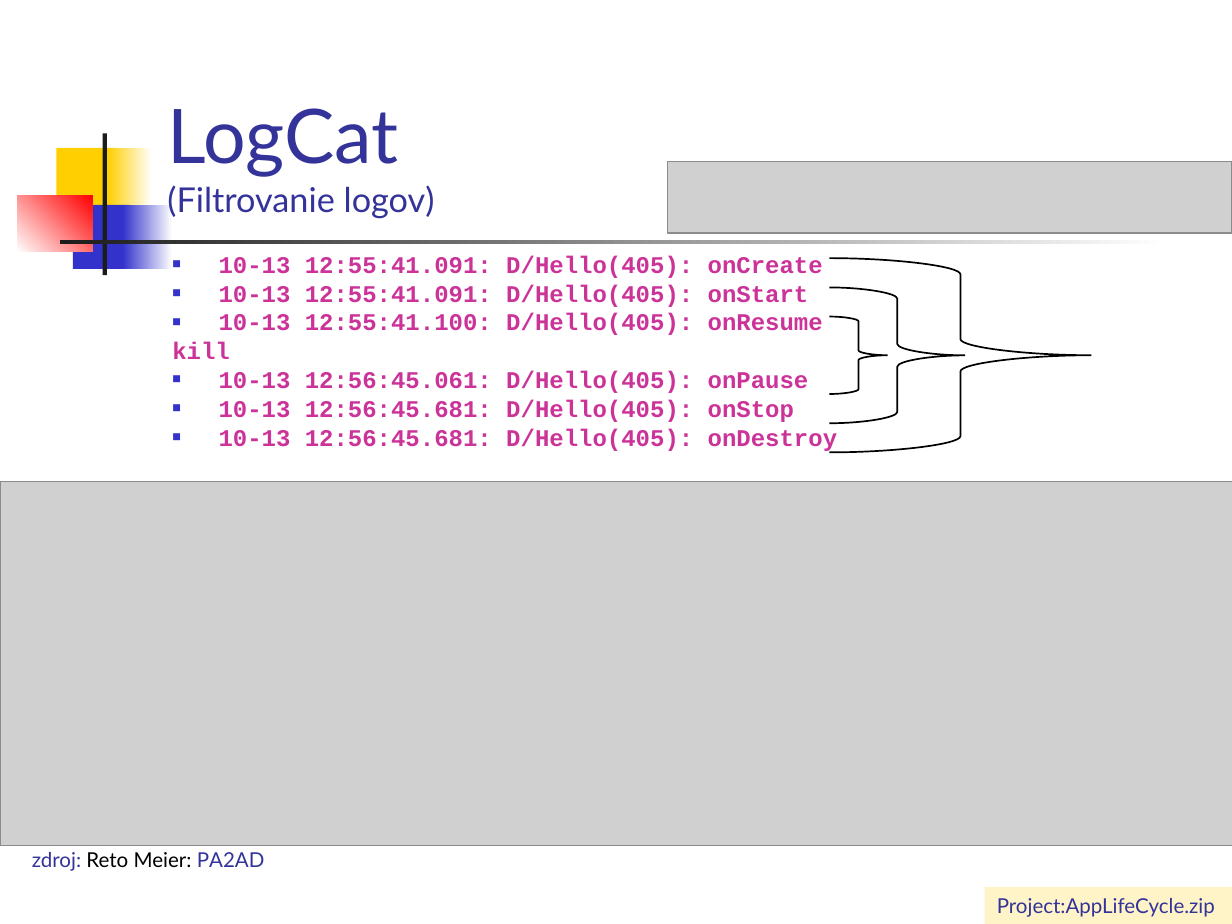
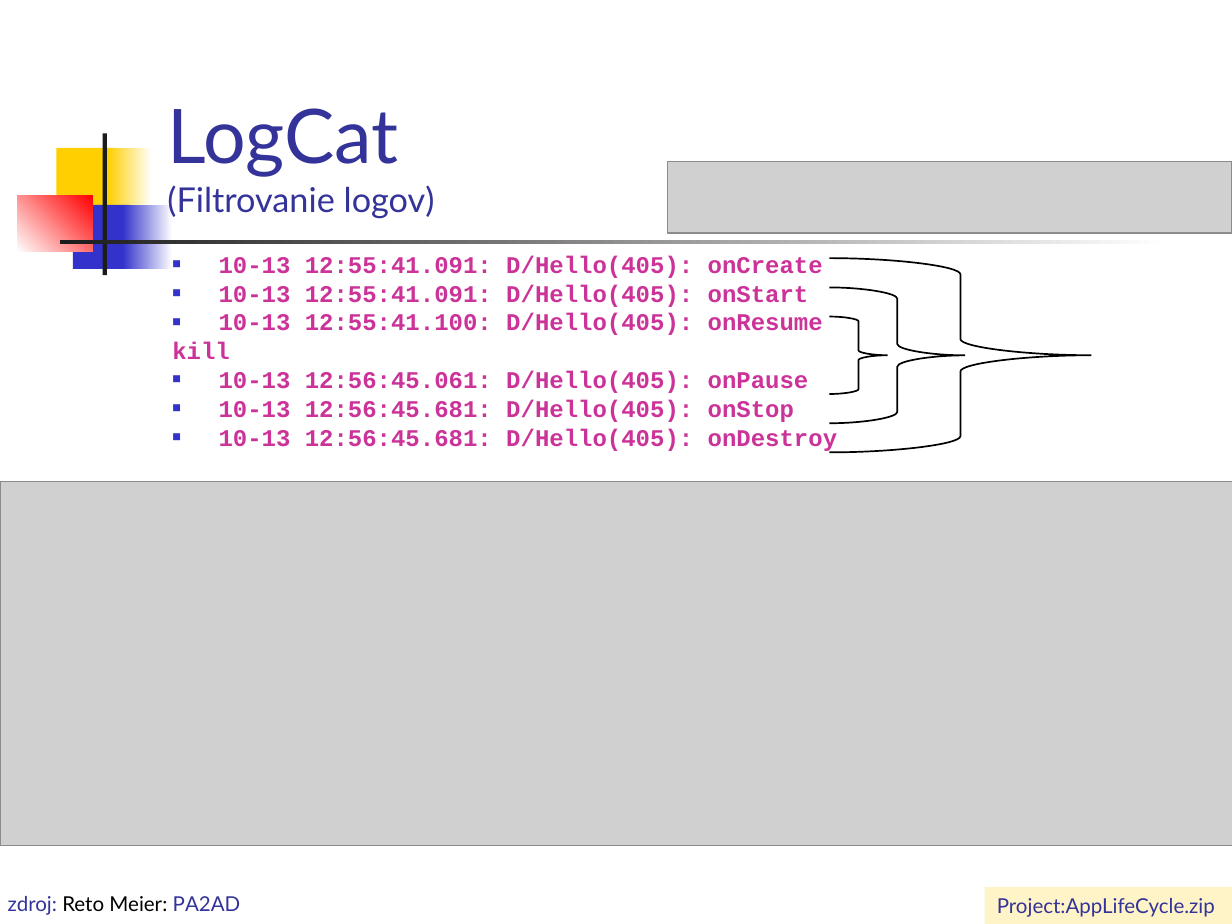
Before and after one commit to vmandro/Prednasky, a slide deck: slide 13 of 04/04_Android.ppt. Drawn at 1232x924 pixels with LibreOffice and Linux fonts; fonts in the diff are those of the drawing; grey boxes stand for pictures. Boxes give left, top, right and bottom in pixels: in the first picture for what was removed or moved away, otherwise in the second. Text is boxed around its words. In the diff, an @@ line names an element or a change of style, - is before the commit and + after.

```diff
--- a/04/04_Android.ppt
+++ b/04/04_Android.ppt
@@ text "zdroj: Reto Meier: PA2AD" moved from (x1=32, y1=852, x2=265, y2=871) to (x1=8, y1=896, x2=241, y2=915) @@
```
Also in this commit, not shown: 14 other slides changed, 2 slides added, 6 slides removed, 1 other file.
